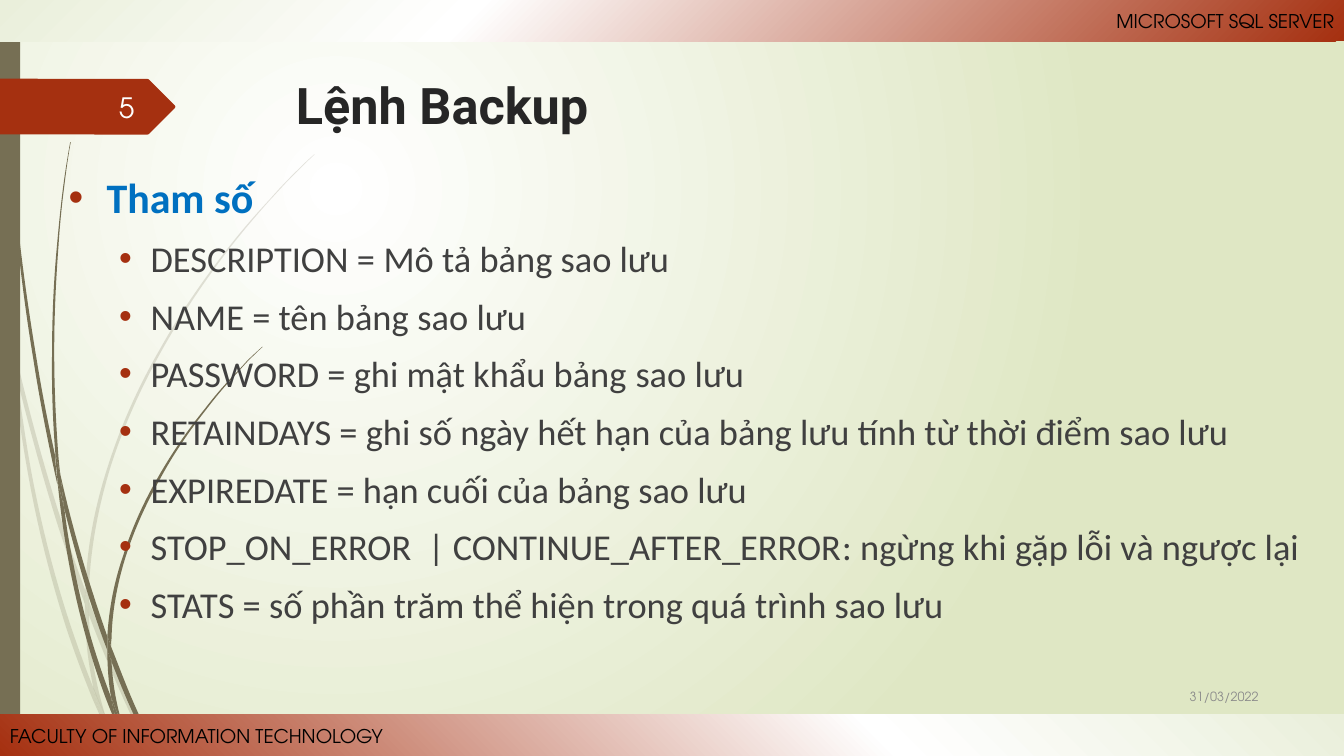
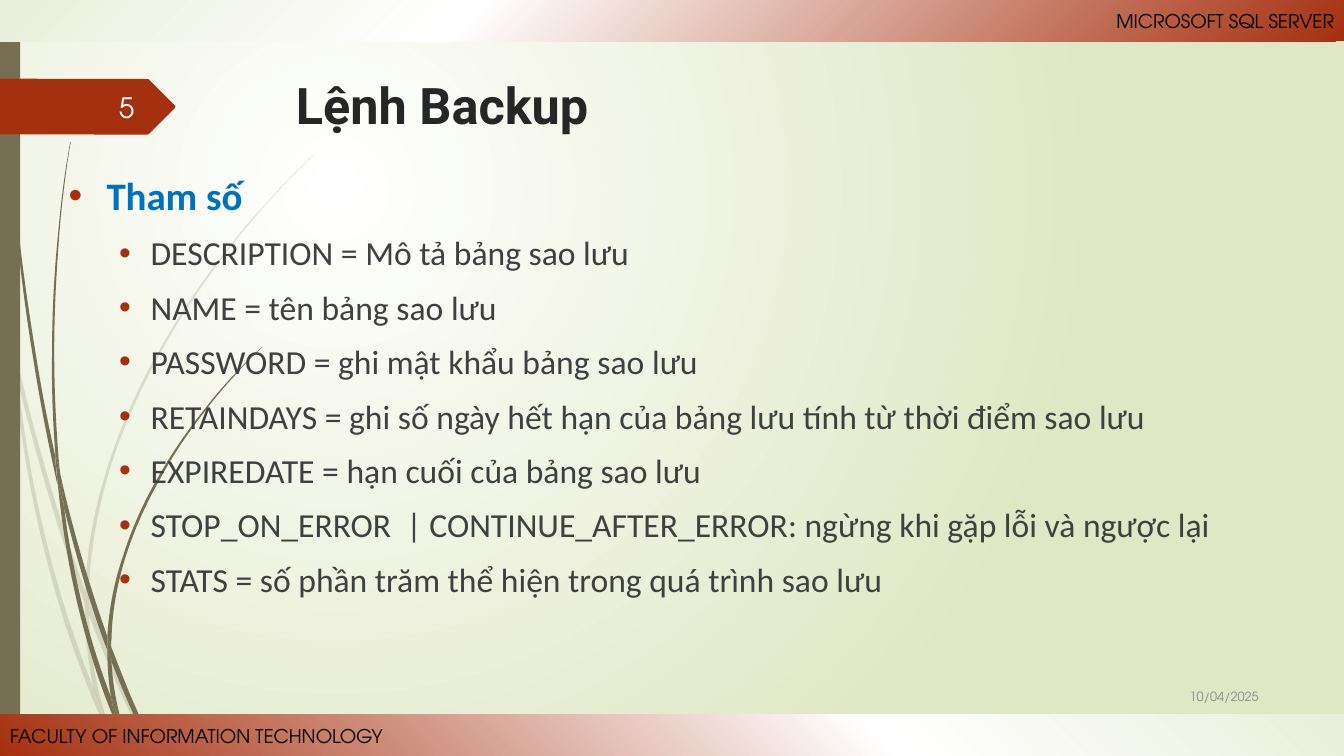
Before and after one commit to Anlh-ogr/SQL_database, a slide deck: slide 5 of doc/Document/Powerpoint/C11_backupRestore.pptx. Drawn at 1344x756 pixels with LibreOffice and Linux fonts; fonts in the diff are those of the drawing. Boxes give left, top, right and bottom in pixels: in the first picture for what was removed or moved away, otherwise in the second. Text is boxed around its words. In the diff, an @@ line names an element or a change of style, - is before the commit and + after.

```diff
--- a/doc/Document/Powerpoint/C11_backupRestore.pptx
+++ b/doc/Document/Powerpoint/C11_backupRestore.pptx
@@ text "Tham số" at (107, 180, 1209, 598): size 30 to 27.8 pt in "Tham số"; size 26 to 24.1 pt @@
@@ text at (1190, 691, 1259, 703): text changed @@
-31/03/2022
+10/04/2025
```
Also in this commit, not shown: 21 other slides changed.
